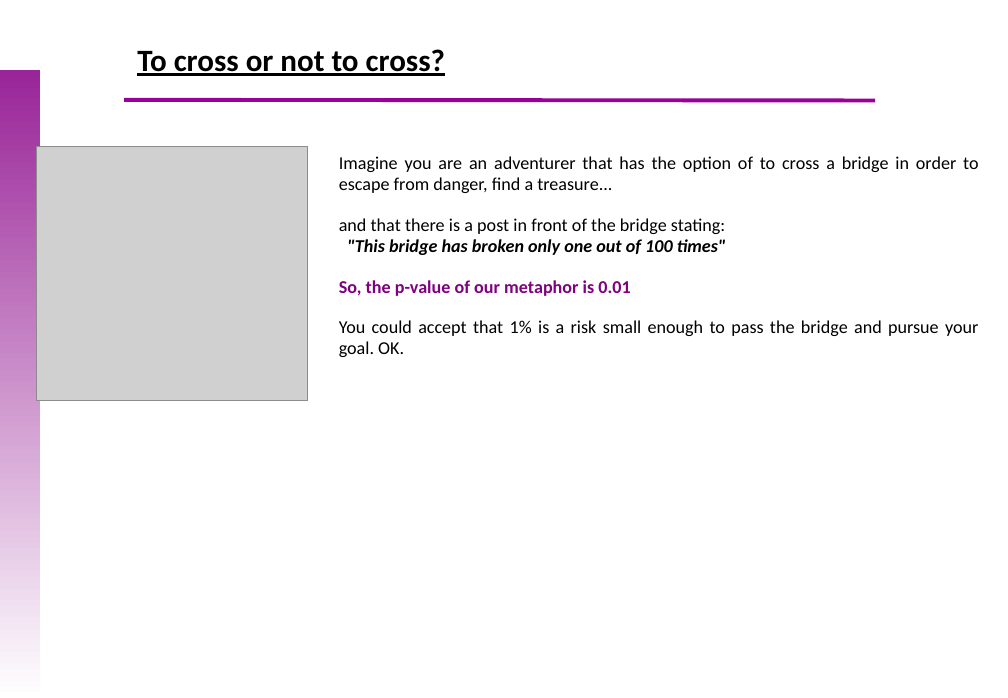
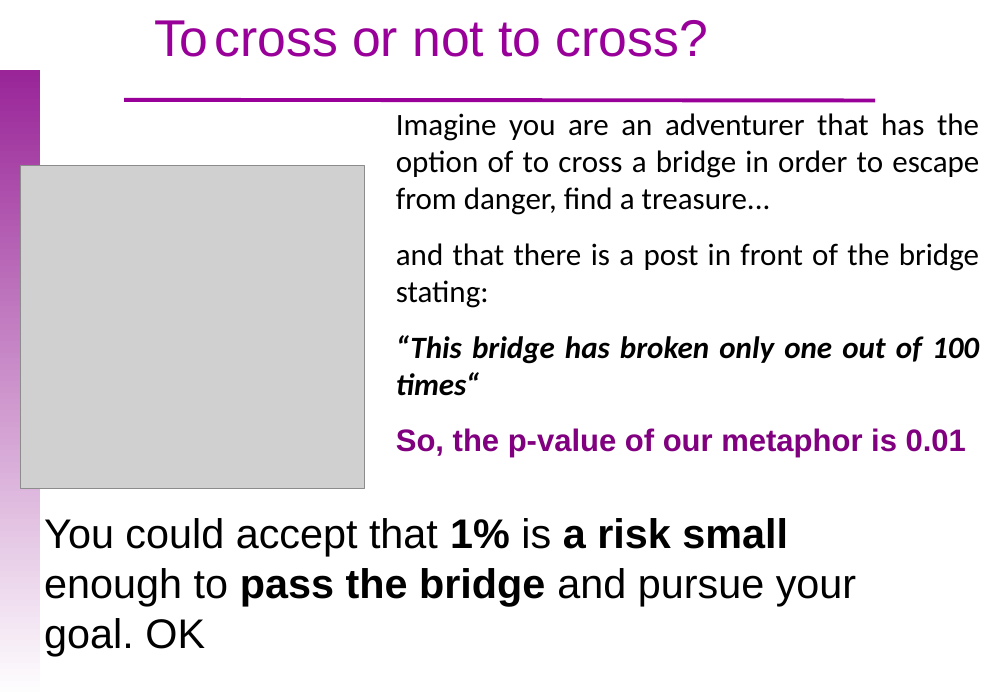
Before and after one commit to uebvhir/Course_Basic_Statistics_2019, a slide deck: slide 35 of Sessio_6/EBB_2018_Session_6_Hypothesis_tests.pptx (slide 36 before the commit). Drawn at 1008x698 pixels with LibreOffice and Linux fonts; fonts in the diff are those of the drawing; grey boxes stand for pictures; background and template pictures are left out. Boxes give left, top, right and bottom in pixels: in the first picture for what was removed or moved away, otherwise in the second. Text is boxed around its words. In the diff, an @@ line names an element or a change of style, - is before the commit and + after.

```diff
--- a/Sessio_6/EBB_2018_Session_6_Hypothesis_tests.pptx
+++ b/Sessio_6/EBB_2018_Session_6_Hypothesis_tests.pptx
@@ text "To cross or not to ..." moved from (x1=137, y1=49, x2=445, y2=76) to (x1=154, y1=20, x2=708, y2=57) @@
@@ text "To cross or not to ..." at (x1=154, y1=20, x2=708, y2=57): size 24 to 40 pt, font Calibri to Arial, text colour #000000 to #990099, bold off, underline off @@
@@ text "Imagine you are an adventurer ..." moved from (x1=339, y1=156, x2=978, y2=357) to (x1=396, y1=113, x2=979, y2=457) @@
@@ text at (x1=396, y1=113, x2=979, y2=457): size 14 to 24 pt in "Imagine you are an adventurer that has ...", "So, the p-value of our metaphor is ..."; font Calibri to Arial in "So, the p-value of our metaphor is ..." @@
@@ picture resized from (x1=36, y1=146, x2=307, y2=400) to (x1=20, y1=166, x2=365, y2=488) @@
@@ text at (x1=396, y1=243, x2=979, y2=396): text changed; size 14 to 24 pt @@
-and that there is a post in front of the bridge stating: "This bridge has broken only one out of 100 times"
+and that there is a post in front of the bridge stating:
+“This bridge has broken only one out of 100 times“
@@ text at (x1=339, y1=320, x2=978, y2=357): paragraph removed @@
-You could accept that 1% is a risk small enough to pass the bridge and pursue your goal. OK.
@@ text added at (x1=44, y1=518, x2=856, y2=656), 32 pt, text #000000 @@
+You could accept that 1% is a risk small enough to pass the bridge and pursue your goal. OK
```
Also in this commit, not shown: 4 other slides changed, 8 slides added, 2 slides removed, 15 other files.
